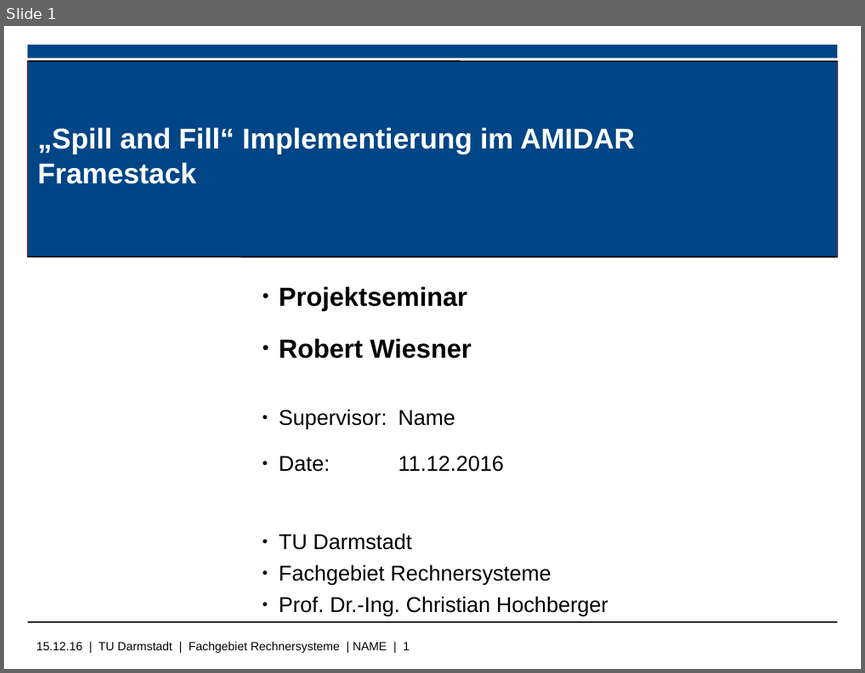
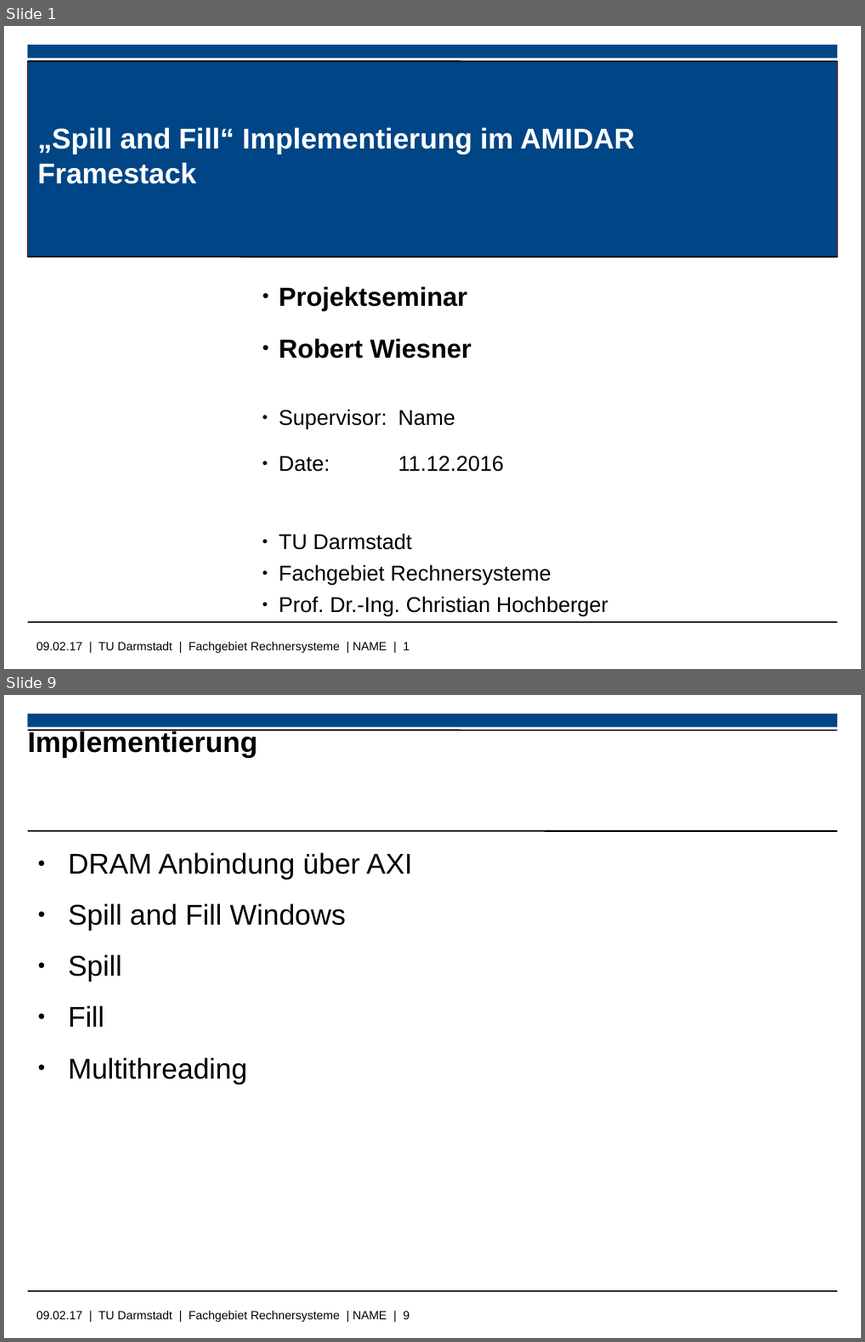
Before and after one commit to Wiero/PS_RS_REPORT, a slide deck: libreoffice_presentation.odp. Shown one above the other, each under a label of ours: slide 1 before the commit, slides 1 and 9 after it; the slides between them are not shown. The pictures are 865x673 and 865x1342 pixels, drawn with LibreOffice and Linux fonts; fonts in the diff are those of the drawing; background and template pictures are left out. Boxes give left, top, right and bottom in pixels: in the first picture for what was removed or moved away, otherwise in the second. Text is boxed around its words. In the diff, an @@ line names an element or a change of style, - is before the commit and + after.

```diff
--- a/libreoffice_presentation.odp
+++ b/libreoffice_presentation.odp
@@ slide 9 added at (4,695,861,1338), background #FFFFFF; not listed: 4 template elements that a slide beside it also shows @@
@@ title added at (28,729,258,758), 24 pt, text #000000, bold @@
+Implementierung
@@ line added from (28, 831) to (837, 831), #000000 1.13 pt @@
@@ text added at (68,852,412,1084), 24 pt, text #000000 @@
+● DRAM Anbindung über AXI
+● Spill and Fill Windows
+● Spill
+● Fill
+● Multithreading
@@ text at (36,641,409,652): text changed @@
-15.12.16 | TU Darmstadt | Fachgebiet Rechnersysteme | NAME | 1
+09.02.17 | TU Darmstadt | Fachgebiet Rechnersysteme | NAME | 1
```
Also in this commit, not shown: 1 slide changed, 7 other slides added, 17 other files.
